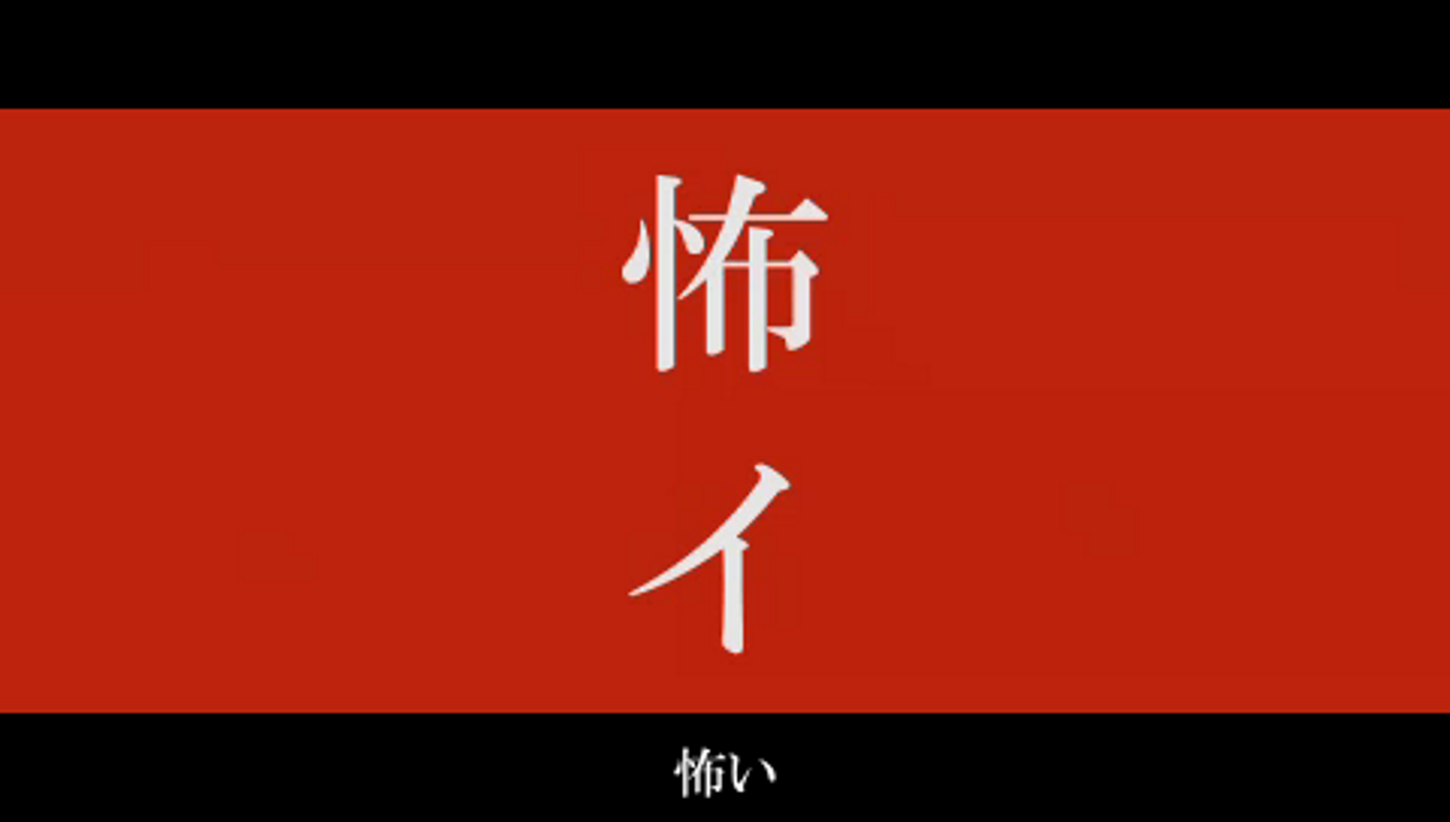
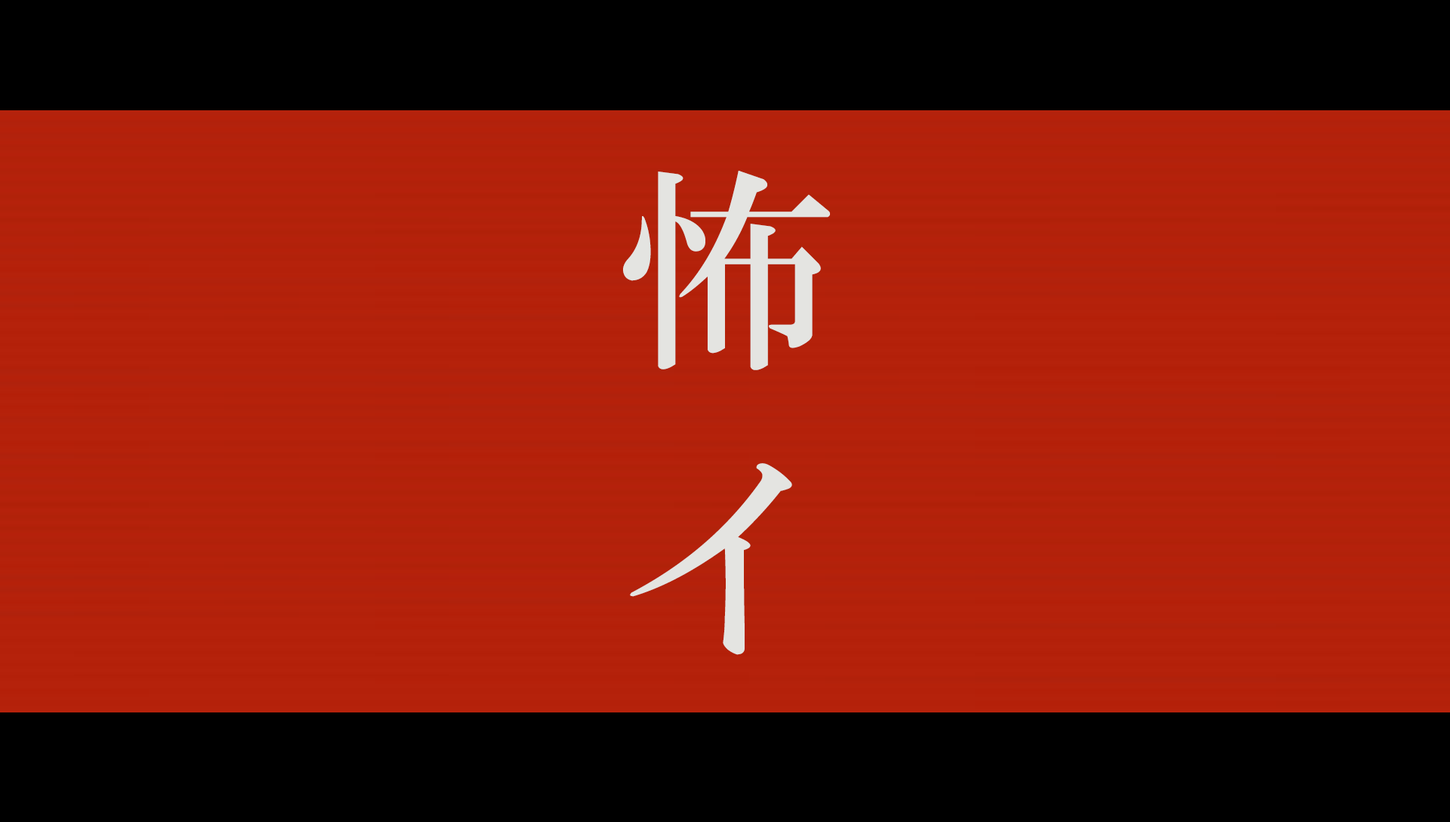
Layers edited between the first and the second (1450, 822) image:
added layer "怖 イ" above "Layer 2" over [623, 170, 830, 655]
showed "Layer 2" over [0, 107, 1450, 799]
